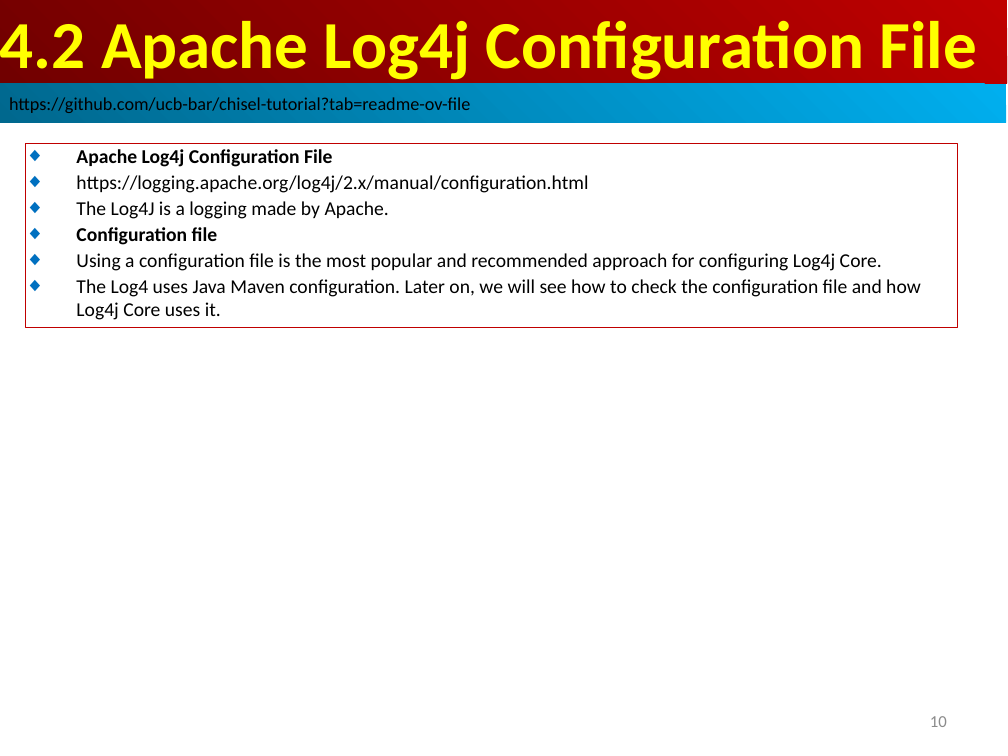
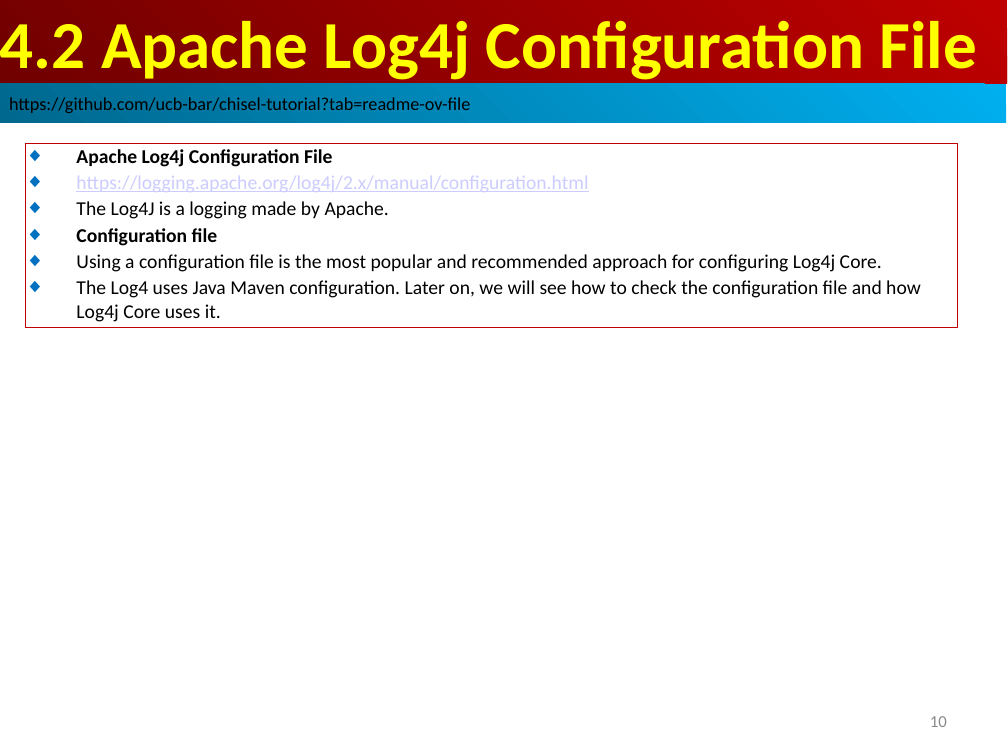
Before and after one commit to peterhchen/AIU_CS800_Chisel, a slide deck: slide 10 of 600_UCB_Chisel/004_Mux4/000_Video/004_Mux4.ppt. Drawn at 1008x756 pixels with LibreOffice and Linux fonts; fonts in the diff are those of the drawing. Boxes give left, top, right and bottom in pixels: in the first picture for what was removed or moved away, otherwise in the second. Text is boxed around its words. In the diff, an @@ line names an element or a change of style, - is before the commit and + after.

```diff
--- a/600_UCB_Chisel/004_Mux4/000_Video/004_Mux4.ppt
+++ b/600_UCB_Chisel/004_Mux4/000_Video/004_Mux4.ppt
@@ rectangle "Apache Log4j Configuration File" at (25,143,958,328): text colour #000000 to #CCCCFF, underline on in "https://logging.apache.org/log4j/2.x/manual/configuration.ht ..." @@
```
Also in this commit, not shown: 1 other slide changed.
